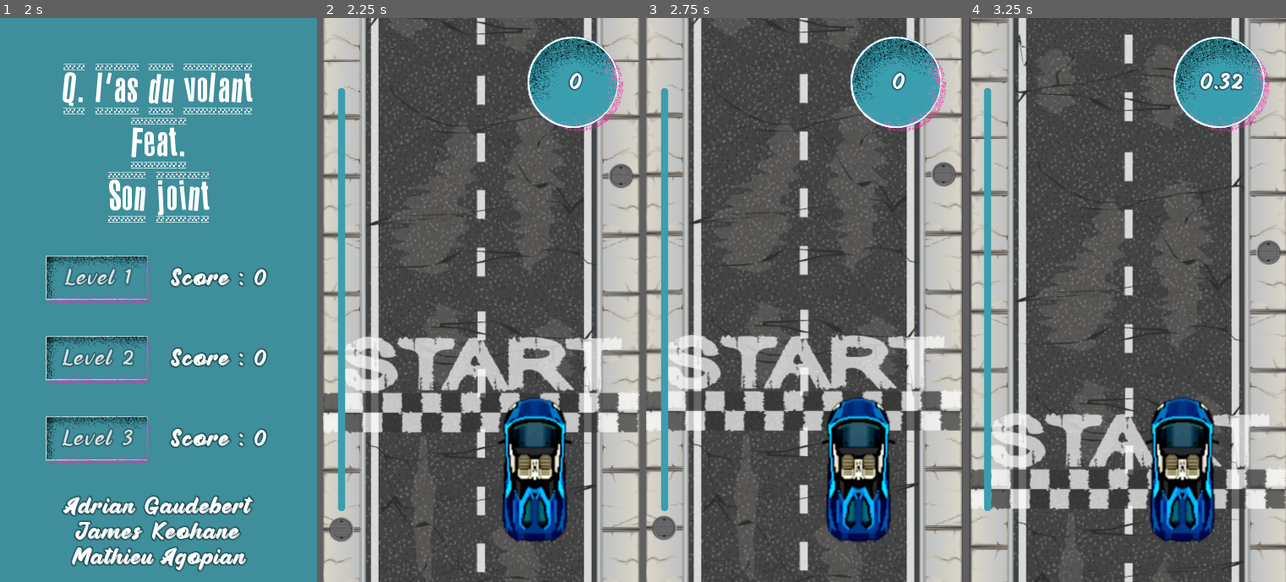
Above: before the commit, frames 1-4 (left to right).
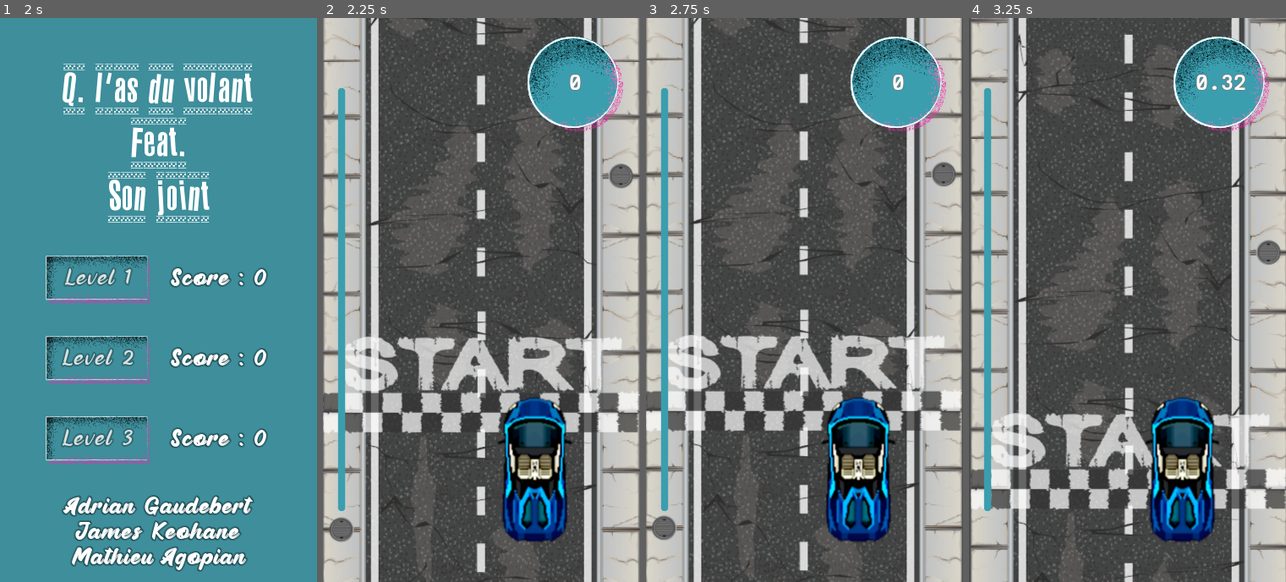
Above: after the commit, the same moments.

Repository: adngdb/coopjam
Game: Godot game, scene res://GUI/StartScreen/StartScreen.tscn
The game is run twice, just before and just after one commit, with the same random seed, the same clock (stepped at 60 frames per second) and the same inputs.
Inputs (mouse positions are in pixels of both pictures, inside the frame that each line leads up to):
- Up to frame 1 (2 s): tap Enter at 0.5 s; move the mouse to (228, 271) at 0.52 s; hold Right (ui_right) 0.53-1.28 s; click (228, 271) at 0.6 s; tap Space at 1.25 s; move the mouse to (95, 328) at 1.27 s; hold Left (ui_left) from 1.28 s (still down); click (95, 328) at 1.35 s
- Up to frame 2 (2.25 s): release Left (ui_left) at 2 s; click "Level 1" at 2 s
- Up to frame 3 (2.75 s): no input
- Up to frame 4 (3.25 s): move the mouse to (1159, 175) at 2.77 s; hold Right (ui_right) from 2.78 s (still down); click (1159, 175) at 2.85 s

Frame 1 is identical in both runs. In frame 2, 0.1% of the frame differs, in the area x 77-83%, y 9-13%; in frame 3, 0.1%; in frame 4, 0.4%, in the area x 71-88%, y 9-13%.

Commit message:
changed font for chrono

Diff:
--- a/Qlas/GUI/UIComponents/Chrono.tscn
+++ b/Qlas/GUI/UIComponents/Chrono.tscn
@@ -1,8 +1,15 @@
-[gd_scene load_steps=4 format=2]
+[gd_scene load_steps=5 format=2]
 
 [ext_resource path="res://Assets/GUI/chrono.png" type="Texture" id=1]
-[ext_resource path="res://GUI/menu_theme.tres" type="Theme" id=2]
+[ext_resource path="res://Assets/Fonts/Hermit-Bold.otf" type="DynamicFontData" id=2]
 [ext_resource path="res://GUI/UIComponents/Chrono.gd" type="Script" id=3]
+
+[sub_resource type="DynamicFont" id=1]
+size = 24
+outline_size = 1
+outline_color = Color( 0.466667, 0.466667, 0.466667, 0.717647 )
+use_filter = true
+font_data = ExtResource( 2 )
 
 [node name="Chrono" type="Control"]
 anchor_right = 1.0
@@ -35,7 +42,7 @@
 margin_bottom = 13.5
 grow_horizontal = 2
 grow_vertical = 2
-theme = ExtResource( 2 )
+custom_fonts/font = SubResource( 1 )
 text = "0.00"
 align = 1
 valign = 1
Binary file added: Qlas/Assets/Fonts/Hermit-Bold.otf
